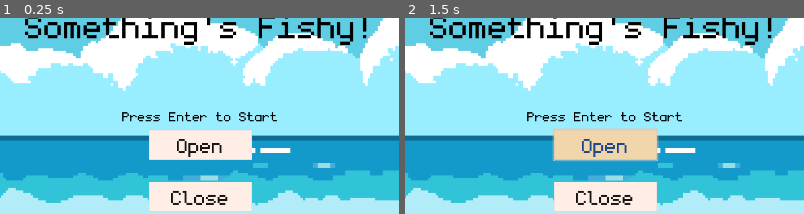
Above: before the commit, frames 1-2 (left to right).
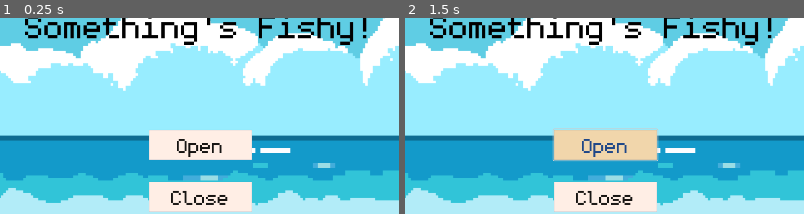
Above: after the commit, the same moments.

Repository: aowen7/Somethings-Fishy
Game: Godot game, scene res://start_menu.tscn
The game is run twice, just before and just after one commit, with the same random seed, the same clock (stepped at 60 frames per second) and the same inputs. This scene is started directly instead of the project's main scene.
Inputs:
- Up to frame 1 (0.25 s): no input
- Up to frame 2 (1.5 s): click "Open" at 0.5 s; click "Open" at 1.25 s
The pictures show only the part of the screen within x 25-75%, y 7-56%; the shares and areas given below are measured in that part.

The runs differ from the first frame. In frame 1, 0.7% of the frame differs, in the area x 30-70%, y 47-54%; in frame 2, 0.7%.

Commit message:
added clicked background color for button

Diff:
--- a/start_menu.tscn
+++ b/start_menu.tscn
@@ -52,6 +52,7 @@
 vertical_alignment = 1
 
 [node name="Hotkey" type="Label" parent="MarginContainer/VBoxContainer"]
+visible = false
 custom_minimum_size = Vector2(2.08165e-12, 2.08165e-12)
 layout_mode = 2
 size_flags_vertical = 8
--- a/theme_test.tres
+++ b/theme_test.tres
@@ -17,6 +17,13 @@
 texture_margin_right = 3.0
 texture_margin_bottom = 3.0
 
+[sub_resource type="StyleBoxTexture" id="StyleBoxTexture_fwjbb"]
+texture = ExtResource("1_p401q")
+texture_margin_left = 3.0
+texture_margin_top = 3.0
+texture_margin_right = 3.0
+texture_margin_bottom = 3.0
+
 [resource]
 Button/colors/font_color = Color(0.0901961, 0.0784314, 0.0705882, 1)
 Button/colors/font_focus_color = Color(0.121569, 0.278431, 0.533333, 1)
@@ -24,3 +31,4 @@
 Button/colors/font_pressed_color = Color(0.0901961, 0.0784314, 0.0705882, 1)
 Button/styles/hover = SubResource("StyleBoxTexture_ihr0y")
 Button/styles/normal = SubResource("StyleBoxTexture_jkb6k")
+Button/styles/pressed = SubResource("StyleBoxTexture_fwjbb")
Not shown: 1 places in theme_test.tres that only renumber resources
